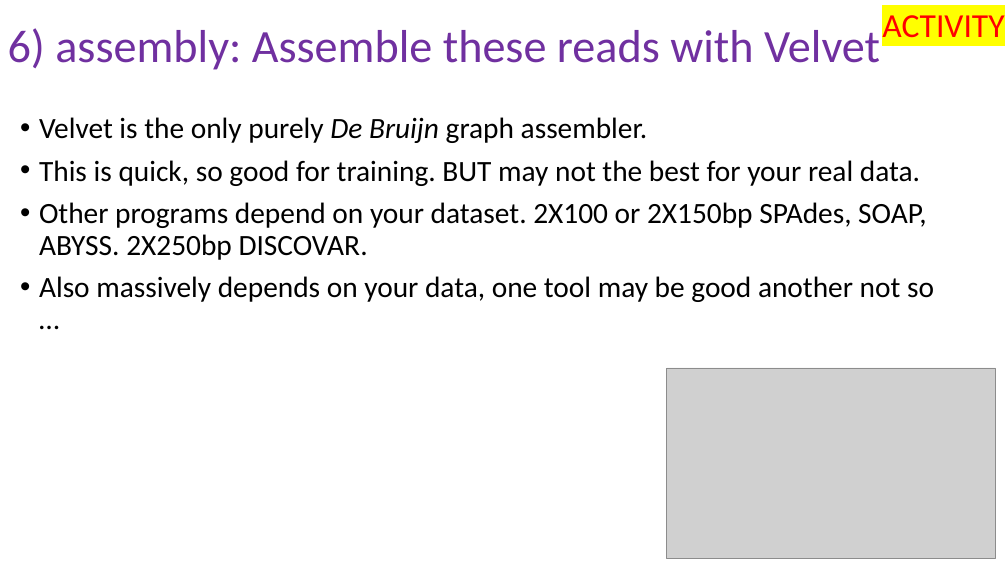
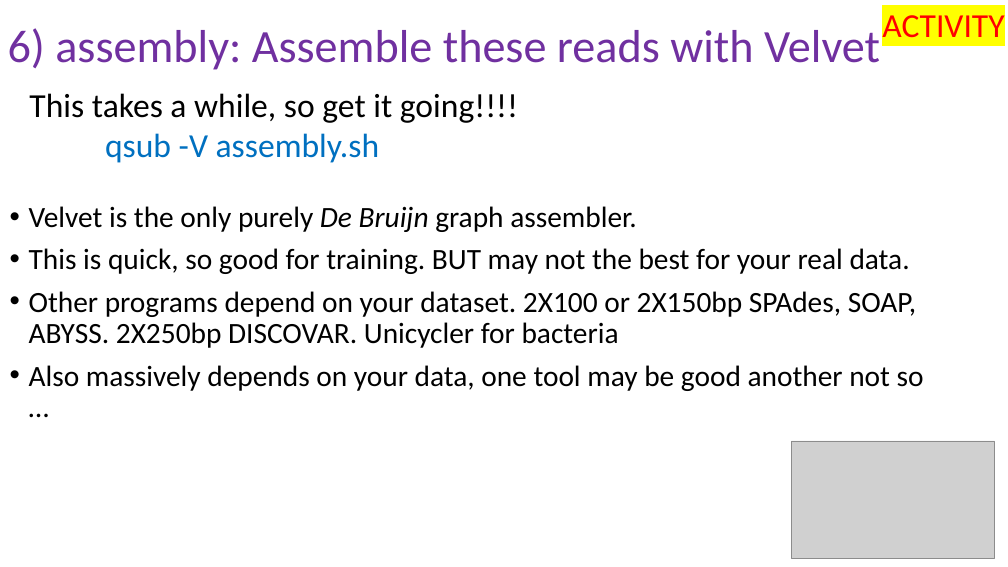
Before and after one commit to peterthorpe5/Sys_admin, a slide deck: slide 9 of cluster_course/powerpoint/6_assembly.pptx. Drawn at 1008x567 pixels with LibreOffice and Linux fonts; fonts in the diff are those of the drawing; grey boxes stand for pictures. Boxes give left, top, right and bottom in pixels: in the first picture for what was removed or moved away, otherwise in the second. Text is boxed around its words. In the diff, an @@ line names an element or a change of style, - is before the commit and + after.

```diff
--- a/cluster_course/powerpoint/6_assembly.pptx
+++ b/cluster_course/powerpoint/6_assembly.pptx
@@ text added at [29,93,518,163], 32 pt, text #000000 @@
+This takes a while, so get it going!!!!
+qsub -V assembly.sh
@@ text "Velvet is the only purely ...": place and size @@
-text "Velvet is the only purely ..." at [39,117,934,302]
+text "Velvet is the only purely ..." at [29,206,924,391]
@@ text at [29,291,916,348]: text changed @@
-• Other programs depend on your dataset. 2X100 or 2X150bp SPAdes, SOAP, ABYSS. 2X250bp DISCOVAR.
+• Other programs depend on your dataset. 2X100 or 2X150bp SPAdes, SOAP, ABYSS. 2X250bp DISCOVAR. Unicycler for bacteria
@@ picture: place and size @@
-picture at [667,368,996,558]
+picture at [792,441,994,558]
```
Also in this commit, not shown: 6 other slides changed, 1 slide added, 6 other files.
